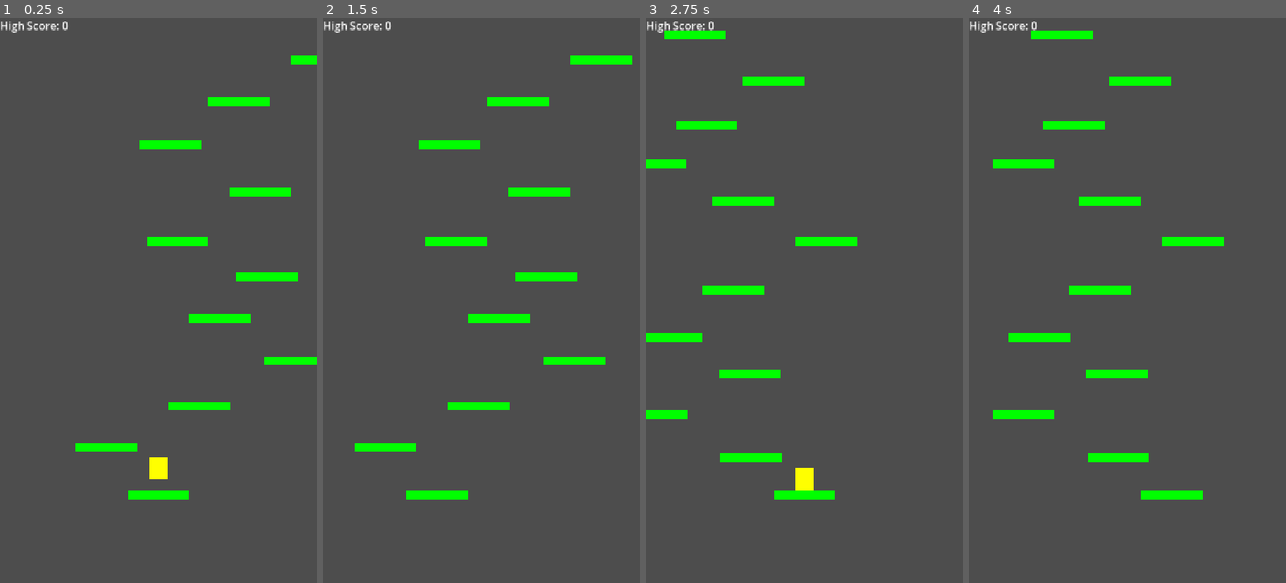
Above: before the commit, frames 1-4 (left to right).
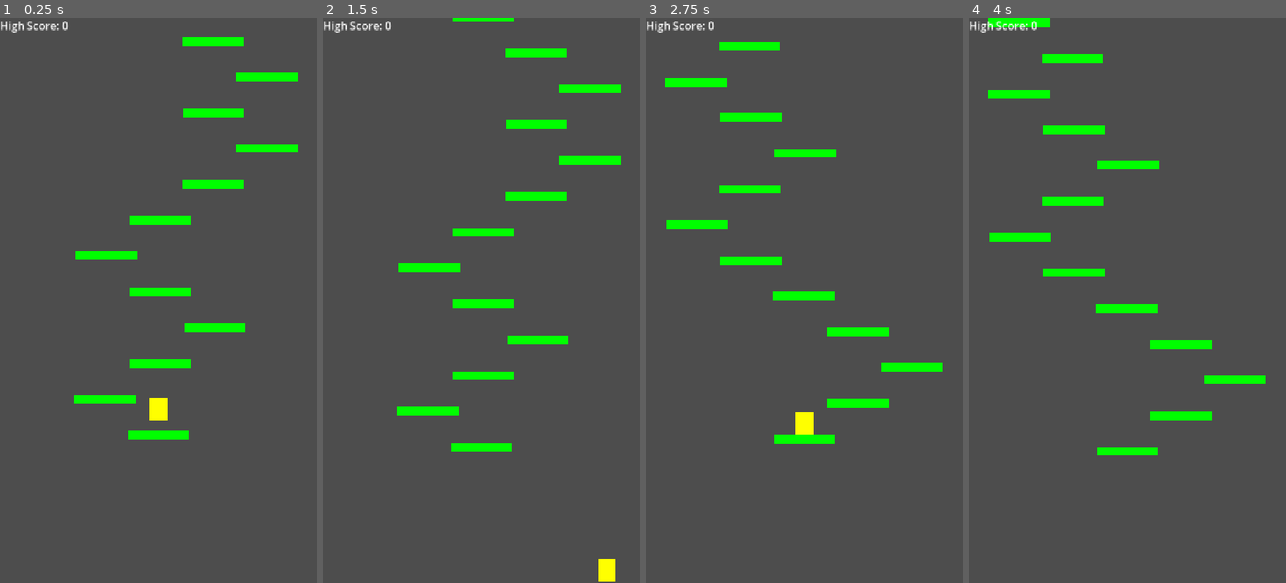
Above: after the commit, the same moments.

Repository: mezegis-hub/Vertical-Jumper
Game: Godot game, scene res://Scene/main.tscn
Same seed, same stepped clock (60 frames per second), same inputs: the game is played once before the commit and once after it.
Inputs:
- Up to frame 1 (0.25 s): no input
- Up to frame 2 (1.5 s): tap Enter (ui_accept) at 0.5, 0.77 s; hold Right (ui_right) from 0.53 s (still down)
- Up to frame 3 (2.75 s): tap Enter (ui_accept) at 1.52 s; release Right (ui_right) at 2 s; click "RESTART" at 2 s
- Up to frame 4 (4 s): hold Left (ui_left) 2.78-3.53 s; hold Right (ui_right) from 3.53 s (still down); tap Enter (ui_accept) at 3.77 s

The runs differ from the first frame. In frame 1, 7.2% of the frame differs, in the area x 23-100%, y 3-86%; in frame 2, 6.9%; in frame 3, 7.6%, in the area x 0-94%, y 2-86%; in frame 4, 7.0%.

Commit message:
moving camera
camera moves upward, independent to the player.

Diff:
--- /dev/null
+++ b/Scene/camera_2d.tscn
@@ -0,0 +1,6 @@
+[gd_scene format=3 uid="uid://b57l3pe3gltdr"]
+
+[ext_resource type="Script" uid="uid://cbreqsqdkwlhm" path="res://Scripts/camera_2d.gd" id="1_f4dbj"]
+
+[node name="Camera2D" type="Camera2D" unique_id=1361254878]
+script = ExtResource("1_f4dbj")
--- a/Scene/main.tscn
+++ b/Scene/main.tscn
@@ -3,6 +3,7 @@
 [ext_resource type="Script" uid="uid://mxm7lgi6a3w6" path="res://Scripts/main.gd" id="1_3amdw"]
 [ext_resource type="PackedScene" uid="uid://cpsthuq6xyyfr" path="res://Scene/player.tscn" id="1_f6udf"]
 [ext_resource type="PackedScene" uid="uid://dwws58wib3xru" path="res://Scene/platform.tscn" id="2_sblpm"]
+[ext_resource type="PackedScene" uid="uid://b57l3pe3gltdr" path="res://Scene/camera_2d.tscn" id="3_1xcnr"]
 [ext_resource type="Script" uid="uid://ck5ek7r3u31fx" path="res://Scripts/platform_generator.gd" id="3_r34rm"]
 [ext_resource type="Script" uid="uid://bqdoqdkprn4xl" path="res://Scripts/label.gd" id="4_2wwxx"]
 
@@ -31,6 +32,9 @@
 
 [node name="Player" parent="." unique_id=726204177 instance=ExtResource("1_f6udf")]
 position = Vector2(0, -100)
+
+[node name="Camera2D" parent="." unique_id=1361254878 instance=ExtResource("3_1xcnr")]
+position = Vector2(0, -300)
 
 [node name="PlatformGenerator" type="Node2D" parent="." unique_id=482221497 node_paths=PackedStringArray("player")]
 script = ExtResource("3_r34rm")
@@ -98,4 +102,5 @@
 flat = true
 
 [connection signal="died" from="Player" to="." method="_on_player_died"]
+[connection signal="died" from="Player" to="Camera2D" method="_on_player_died"]
 [connection signal="pressed" from="Canvas/GameOverPanel/GameOverCentre/GameOverBox/Restart" to="." method="_on_restart_pressed"]
--- a/Scene/player.tscn
+++ b/Scene/player.tscn
@@ -5,7 +5,7 @@
 [sub_resource type="RectangleShape2D" id="RectangleShape2D_ublff"]
 size = Vector2(40, 50)
 
-[node name="Player" type="CharacterBody2D" unique_id=726204177]
+[node name="Player" type="CharacterBody2D" unique_id=726204177 groups=["player"]]
 script = ExtResource("1_kelma")
 
 [node name="ColorRect" type="ColorRect" parent="." unique_id=1527247301]
@@ -17,10 +17,3 @@
 
 [node name="CollisionShape2D" type="CollisionShape2D" parent="." unique_id=117434941]
 shape = SubResource("RectangleShape2D_ublff")
-
-[node name="Camera2D" type="Camera2D" parent="." unique_id=1371268473]
-offset = Vector2(0, -300)
-limit_left = -460
-limit_right = 460
-limit_bottom = 500
-position_smoothing_enabled = true
--- /dev/null
+++ b/Scripts/camera_2d.gd
@@ -0,0 +1,37 @@
+extends Camera2D
+
+@export var scroll_speed := 20.0
+@export var max_scroll_speed := 120.0
+@export var speed_increase_height := 5000.0
+
+@onready var player := get_tree().get_first_node_in_group("player")
+
+var is_game_over := false
+
+
+func _process(delta: float) -> void:
+	if is_game_over:
+		return
+
+	var difficulty = clamp(
+		abs(player.position.y) / speed_increase_height,
+		0.0,
+		1.0
+	)
+
+	var current_speed = lerp(
+		scroll_speed,
+		max_scroll_speed,
+		difficulty
+	)
+
+	position.y -= current_speed * delta
+
+#extends Camera2D
+#
+#func _process(delta: float) -> void:
+	#position.y -= 100.0 * delta
+
+
+func _on_player_died() -> void:
+	is_game_over = true
--- a/Scripts/platform_generator.gd
+++ b/Scripts/platform_generator.gd
@@ -10,14 +10,22 @@
 
 const INITIAL_PLATFORM_COUNT = 1
 #const GENERATION_DISTANCE = 1500.0
-const GENERATION_AHEAD = 1500.0
-const DELETE_BEHIND = 1000.0
+#onst GENERATION_AHEAD = 500.0
+#const DELETE_BEHIND = 200.0
+const MAX_PLATFORMS_ABOVE = 12
+const MIN_PLATFORMS_ABOVE = 5
+
+const MAX_PLATFORMS_BELOW = 10
+const MIN_PLATFORMS_BELOW = 2
 
 const MIN_VERTICAL_DISTANCE = 80.0
-const MAX_VERTICAL_DISTANCE = 120.0
+const MAX_VERTICAL_DISTANCE = 150.0
 
-const MIN_HORIZONTAL_DISTANCE = 100.0
-const MAX_HORIZONTAL_DISTANCE = 220.0
+const MIN_HORIZONTAL_DISTANCE = 120.0
+const MAX_HORIZONTAL_DISTANCE = 250.0
+
+const DIFFICULTY_DISTANCE = 3000.0
+const MAX_DIFFICULTY = 1.0
 
 const SCREEN_LEFT = -300.0
 const SCREEN_RIGHT = 300.0
@@ -30,10 +38,37 @@
 		generate_platform()
 
 func _process(_delta: float) -> void:
-	generate_until_height(player.position.y)
+	var difficulty = get_difficulty()
+
+	var target_above = roundi(lerp(
+		MAX_PLATFORMS_ABOVE,
+		MIN_PLATFORMS_ABOVE,
+		difficulty
+	))
+
+	var target_below = roundi(lerp(
+		MAX_PLATFORMS_BELOW,
+		MIN_PLATFORMS_BELOW,
+		difficulty
+	))
+
+	#generate_until_height(player.position.y)
+	generate_platforms_above(target_above)
+	delete_platforms_below(target_below)
 	#if player.position.y < current_position.y + GENERATION_DISTANCE:
 		#generate_platform()
-	delete_old_platforms(player.position.y)
+	#delete_old_platforms(player.position.y)
+
+func generate_platforms_above(target_count: int) -> void:
+	var above_count = 0
+
+	for platform in get_children():
+		if platform.position.y < player.position.y:
+			above_count += 1
+
+	while above_count < target_count:
+		generate_platform()
+		above_count += 1
 
 func generate_platform() -> void:
 	var platform = platform_scene.instantiate()
@@ -41,19 +76,32 @@
 
 	platform.position = current_position
 
+	var difficulty = get_difficulty()
+
+	var current_max_vertical = lerp(
+		MIN_VERTICAL_DISTANCE,
+		MAX_VERTICAL_DISTANCE,
+		difficulty
+	)
+
 	var random_y = randf_range(
 		MIN_VERTICAL_DISTANCE,
-		MAX_VERTICAL_DISTANCE
+		current_max_vertical
 	)
 
+	var current_max_horizontal = lerp(
+		MIN_HORIZONTAL_DISTANCE,
+		MAX_HORIZONTAL_DISTANCE,
+		difficulty
+	)
 
 	var left_wall = SCREEN_LEFT
-	var left_min = current_position.x - MAX_HORIZONTAL_DISTANCE
+	var left_min = current_position.x - current_max_horizontal
 	var left_max = current_position.x - MIN_HORIZONTAL_DISTANCE
 
 	var right_min = current_position.x + MIN_HORIZONTAL_DISTANCE
 	var right_wall = SCREEN_RIGHT
-	var right_max = current_position.x + MAX_HORIZONTAL_DISTANCE
+	var right_max = current_position.x + current_max_horizontal
 
 
 	var can_go_left = left_max >= left_wall
@@ -86,11 +134,30 @@
 
 	current_position.y -= random_y
 
-func generate_until_height(player_y: float) -> void:
-	while current_position.y > player_y - GENERATION_AHEAD:
-		generate_platform()
+func delete_platforms_below(target_count: int) -> void:
+	var below_platforms = []
 
-func delete_old_platforms(player_y: float) -> void:
 	for platform in get_children():
-		if platform.position.y > player_y + DELETE_BEHIND:
-			platform.queue_free()
+		if platform.position.y > player.position.y:
+			below_platforms.append(platform)
+
+	below_platforms.sort_custom(func(a, b):
+		return a.position.y < b.position.y
+	)
+
+	while below_platforms.size() > target_count:
+		var platform_to_delete = below_platforms.pop_back()
+		platform_to_delete.queue_free()
+
+#func generate_until_height(player_y: float) -> void:
+	#while current_position.y > player_y - GENERATION_AHEAD:
+		#generate_platform()
+		#
+#func delete_old_platforms(player_y: float) -> void:
+	#for platform in get_children():
+		#if platform.position.y > player_y + DELETE_BEHIND:
+			#platform.queue_free()
+
+func get_difficulty() -> float:
+	var difficulty = abs(player.position.y) / DIFFICULTY_DISTANCE
+	return clamp(difficulty, 0.0, MAX_DIFFICULTY)
Not shown, added: Scripts/camera_2d.gd.uid
Not shown, added: export_presets.cfg
